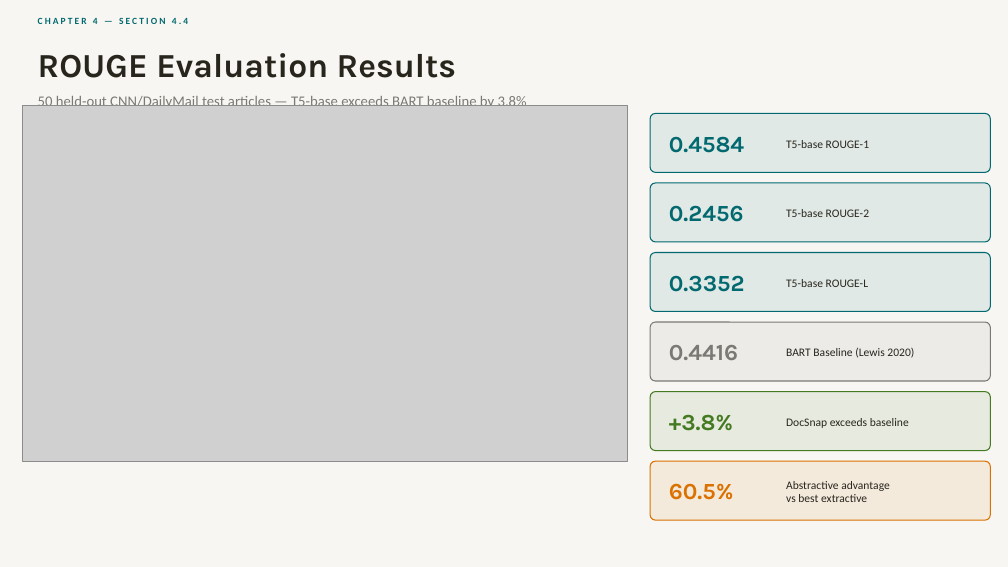
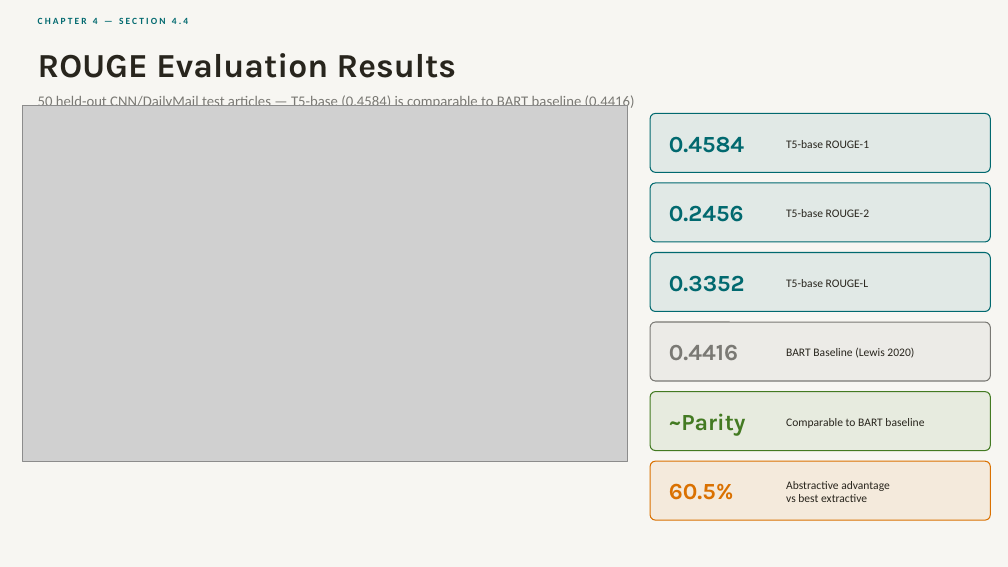
Before and after one commit to CNShivani7/DocSnap-Intelligent-Summarization, a slide deck: slide 13 of DocSnap_Presentation.pptx. Drawn at 1008x567 pixels with LibreOffice and Linux fonts; fonts in the diff are those of the drawing; grey boxes stand for pictures. Boxes give left, top, right and bottom in pixels: in the first picture for what was removed or moved away, otherwise in the second. Text is boxed around its words. In the diff, an @@ line names an element or a change of style, - is before the commit and + after.

Commit message:
Fix BART claim and H1 wording in PPT
- 'exceeds BART by 3.8%' → 'comparable to BART baseline'
- '+3.8%' stat card → '~Parity / Comparable to BART baseline'
- 'H1 conclusive' → 'strongly supports H1'
- NLP timeline DocSnap entry updated to reflect fair comparison context
- Subtitle on ROUGE slide updated to 'comparable to BART baseline'

```diff
--- a/DocSnap_Presentation.pptx
+++ b/DocSnap_Presentation.pptx
@@ text at (38, 95, 635, 110): text changed @@
-50 held-out CNN/DailyMail test articles — T5-base exceeds BART baseline by 3.8%
+50 held-out CNN/DailyMail test articles — T5-base (0.4584) is comparable to BART baseline (0.4416)
@@ text at (669, 413, 746, 436): text changed @@
-+3.8%
+~Parity
@@ text at (786, 418, 924, 428): text changed @@
-DocSnap exceeds baseline
+Comparable to BART baseline
```
Also in this commit, not shown: 7 other slides changed.
